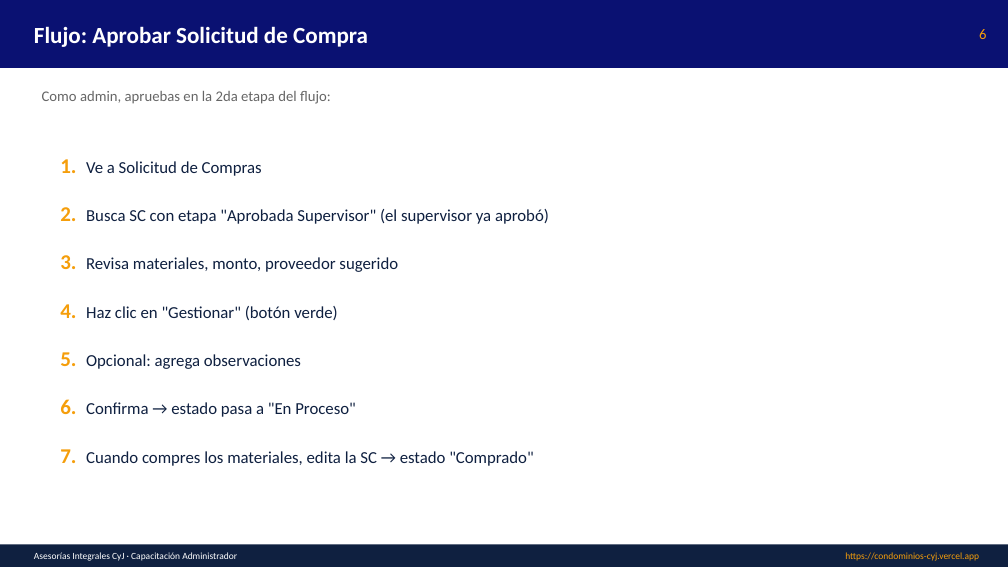
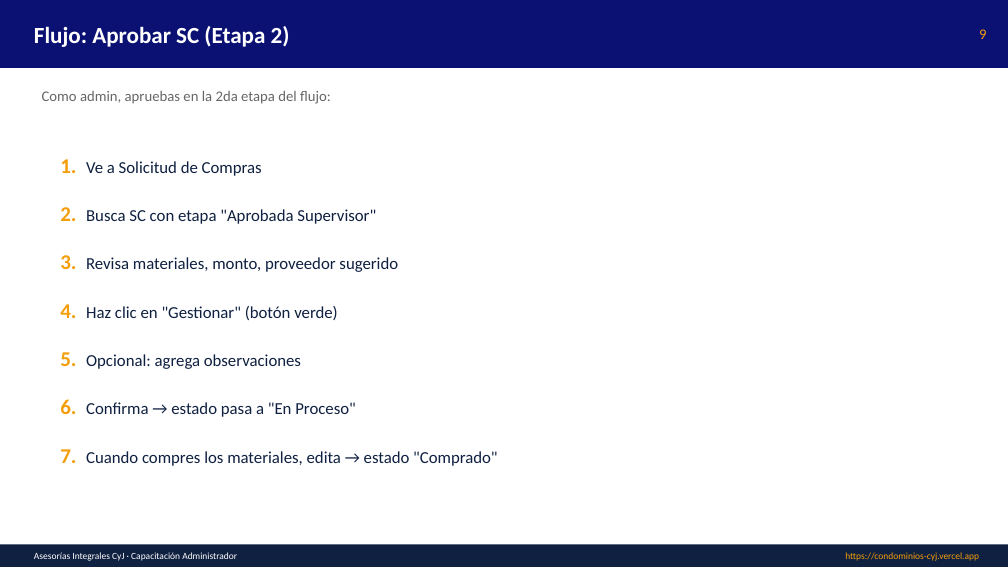
Before and after one commit to asesoriasintegralescyj-stack/condominios-cyj, a slide deck: slide 9 of public/manuales/Capacitacion_Administrador.pptx (slide 6 before the commit). Drawn at 1008x567 pixels with LibreOffice and Linux fonts; fonts in the diff are those of the drawing. Boxes give left, top, right and bottom in pixels: in the first picture for what was removed or moved away, otherwise in the second. Text is boxed around its words. In the diff, an @@ line names an element or a change of style, - is before the commit and + after.

```diff
--- a/public/manuales/Capacitacion_Administrador.pptx
+++ b/public/manuales/Capacitacion_Administrador.pptx
@@ text at (x1=34, y1=26, x2=290, y2=47): text changed @@
-Flujo: Aprobar Solicitud de Compra
+Flujo: Aprobar SC (Etapa 2)
@@ text at (x1=979, y1=29, x2=986, y2=39): text changed @@
-6
+9
@@ text at (x1=60, y1=207, x2=376, y2=224): text changed @@
-2. Busca SC con etapa "Aprobada Supervisor" (el supervisor ya aprobó)
+2. Busca SC con etapa "Aprobada Supervisor"
@@ text at (x1=60, y1=449, x2=497, y2=466): text changed @@
-7. Cuando compres los materiales, edita la SC → estado "Comprado"
+7. Cuando compres los materiales, edita → estado "Comprado"
```
Also in this commit, not shown: 8 other slides changed, 5 slides added, 2 slides removed, 24 other files.
